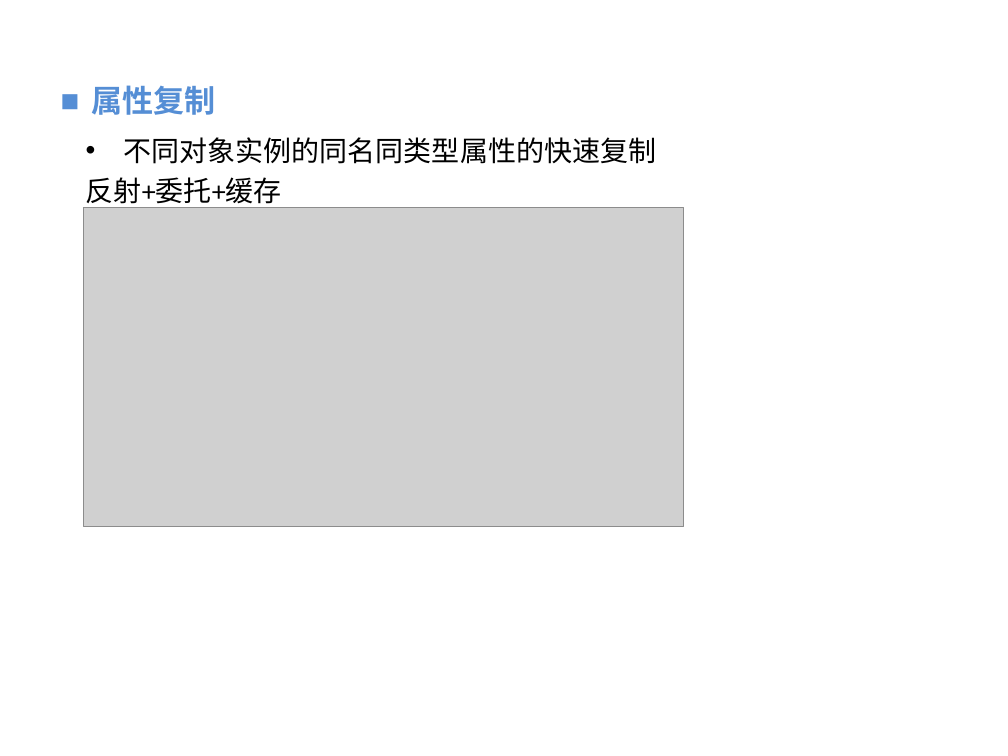
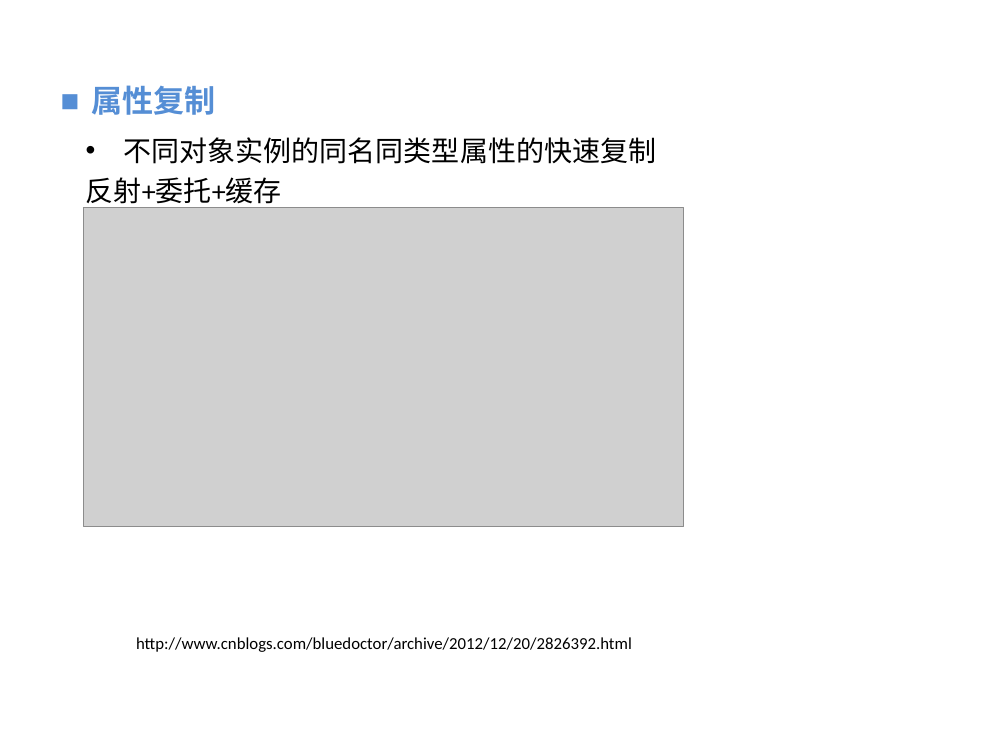
Before and after one commit to vaik/Documents, a slide deck: slide 14 of 我的分享/反射、委托、泛型的理解与应用分享.ppt (slide 13 before the commit). Drawn at 1008x756 pixels with LibreOffice and Linux fonts; fonts in the diff are those of the drawing; grey boxes stand for pictures; background and template pictures are left out. Boxes give left, top, right and bottom in pixels: in the first picture for what was removed or moved away, otherwise in the second. Text is boxed around its words. In the diff, an @@ line names an element or a change of style, - is before the commit and + after.

```diff
--- a/我的分享/反射、委托、泛型的理解与应用分享.ppt
+++ b/我的分享/反射、委托、泛型的理解与应用分享.ppt
@@ text at bbox=[136, 637, 632, 652]: paragraph added @@
+  http://www.cnblogs.com/bluedoctor/archive/2012/12/20/2826392.html
```
Also in this commit, not shown: 3 other slides changed, 1 slide added.
